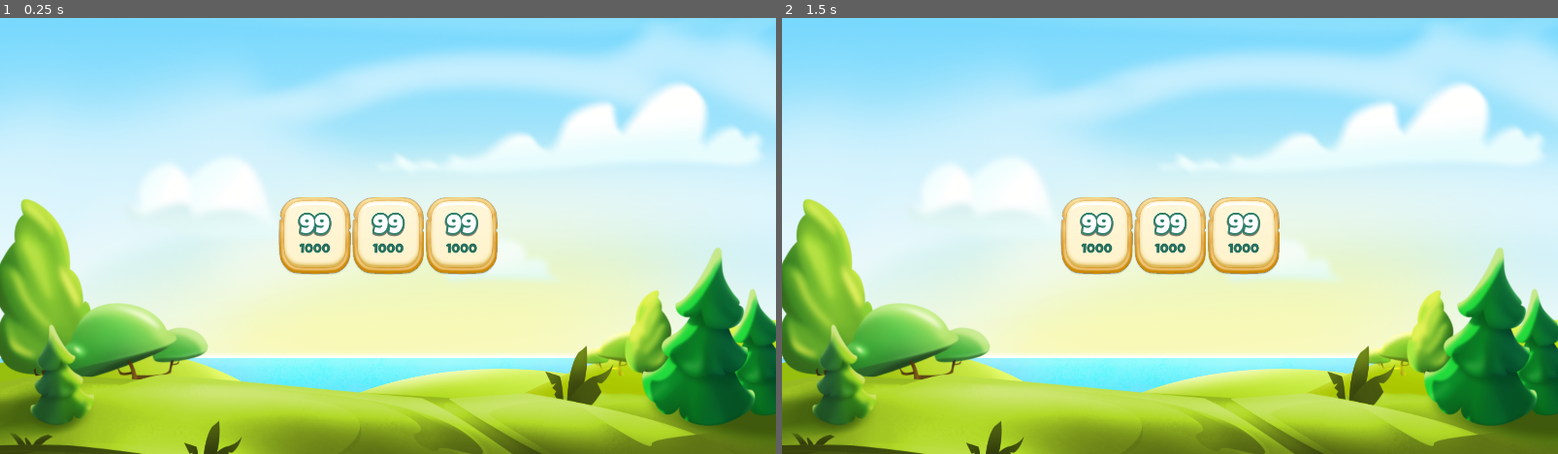
Above: before the commit, frames 1-2 (left to right).
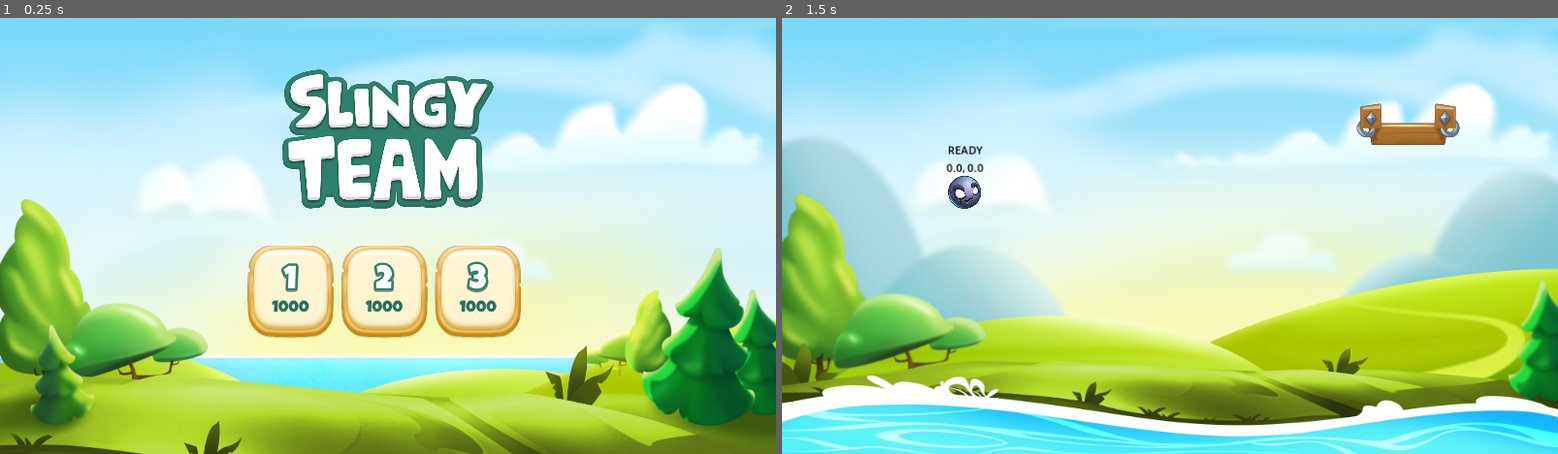
Above: after the commit, the same moments.

Repository: svindom/slingy-team
Game: Godot game, scene res://scenes/main/main.tscn
Two runs of this game, one before a commit and one after it. Both use one fixed random seed, a clock stepped at 60 frames per second and the inputs below.
Inputs (mouse positions are in pixels of both pictures, inside the frame that each line leads up to; where the layout moved, square brackets give the same spot in the first picture):
- Up to frame 1 (0.25 s): no input
- Up to frame 2 (1.5 s): click (1069, 292) [1100, 236] at 0.5 s; click (1170, 236) at 1.27 s

The runs differ from the first frame. In frame 1, 12% of the frame differs, in the area x 31-68%, y 11-74%; in frame 2, 46%, in the area x 0-100%, y 14-100%.

Commit message:
added level scenes to the project

Diff:
--- a/Slingy Team/scenes/level/level.gd
+++ b/Slingy Team/scenes/level/level.gd
@@ -2,6 +2,8 @@
 
 
 const PLAYER_SCENE: PackedScene = preload("res://scenes/player/player.tscn")
+const MAIN_SCENE: PackedScene = preload("res://scenes/main/main.tscn")
+
 @onready var player_position_marker: Marker2D = $PlayerPosition
 
 @onready var water_splash_animation: AnimatedSprite2D = $WaterSplashAnimation
@@ -18,7 +20,8 @@
 
 # Called every frame. 'delta' is the elapsed time since the previous frame.
 func _process(_delta):
-	pass
+	if Input.is_key_pressed(KEY_ESCAPE):
+		get_tree().change_scene_to_packed(MAIN_SCENE)
 
 
 func spawn_new_player() -> void:
--- a/Slingy Team/scenes/level/level.tscn
+++ b/Slingy Team/scenes/level/level.tscn
@@ -1,9 +1,8 @@
-[gd_scene load_steps=6 format=3 uid="uid://c5e4wny3u5whu"]
+[gd_scene load_steps=5 format=3 uid="uid://c5e4wny3u5whu"]
 
 [ext_resource type="Texture2D" uid="uid://dat5yeet5d01s" path="res://assets/images/background/slingy_team_main_bg.png" id="1_6ihsi"]
 [ext_resource type="Script" path="res://scenes/level/level.gd" id="1_jsexq"]
 [ext_resource type="PackedScene" uid="uid://bcv5ce1jt77i0" path="res://scenes/water/water.tscn" id="2_we4y8"]
-[ext_resource type="PackedScene" uid="uid://dpgjpmms1blqj" path="res://scenes/cup/cup.tscn" id="4_obkai"]
 [ext_resource type="PackedScene" uid="uid://dcsy0sjilyg8n" path="res://scenes/water_splash_animation/water_splash_animation.tscn" id="4_qajdg"]
 
 [node name="Level" type="Node2D"]
@@ -23,13 +22,4 @@
 
 [node name="WaterSplashAnimation" parent="." instance=ExtResource("4_qajdg")]
 
-[node name="Cup" parent="." instance=ExtResource("4_obkai")]
-position = Vector2(698, 425)
-
-[node name="Cup2" parent="." instance=ExtResource("4_obkai")]
-position = Vector2(922, 276)
-
-[node name="Cup3" parent="." instance=ExtResource("4_obkai")]
-position = Vector2(605, 181)
-
 [connection signal="body_entered" from="Water" to="." method="_on_water_body_entered"]
--- /dev/null
+++ b/Slingy Team/scenes/level/level1.tscn
@@ -0,0 +1,9 @@
+[gd_scene load_steps=3 format=3 uid="uid://cwlns7olq031d"]
+
+[ext_resource type="PackedScene" uid="uid://c5e4wny3u5whu" path="res://scenes/level/level.tscn" id="1_lwnhf"]
+[ext_resource type="PackedScene" uid="uid://dpgjpmms1blqj" path="res://scenes/cup/cup.tscn" id="2_j4asx"]
+
+[node name="Level" instance=ExtResource("1_lwnhf")]
+
+[node name="Cup" parent="." index="4" instance=ExtResource("2_j4asx")]
+position = Vector2(930, 158)
--- /dev/null
+++ b/Slingy Team/scenes/level/level2.tscn
@@ -0,0 +1,18 @@
+[gd_scene load_steps=3 format=3 uid="uid://cxuqbwuv170a0"]
+
+[ext_resource type="PackedScene" uid="uid://c5e4wny3u5whu" path="res://scenes/level/level.tscn" id="1_oc254"]
+[ext_resource type="PackedScene" uid="uid://dpgjpmms1blqj" path="res://scenes/cup/cup.tscn" id="2_iwr3c"]
+
+[node name="Level" instance=ExtResource("1_oc254")]
+
+[node name="Cup" parent="." index="4" instance=ExtResource("2_iwr3c")]
+position = Vector2(762, 127)
+
+[node name="Cup2" parent="." index="5" instance=ExtResource("2_iwr3c")]
+position = Vector2(762, 289)
+
+[node name="Cup3" parent="." index="6" instance=ExtResource("2_iwr3c")]
+position = Vector2(762, 443)
+
+[node name="Cup4" parent="." index="7" instance=ExtResource("2_iwr3c")]
+position = Vector2(1011, 289)
--- /dev/null
+++ b/Slingy Team/scenes/level/level3.tscn
@@ -0,0 +1,18 @@
+[gd_scene load_steps=3 format=3 uid="uid://dfkh5j0layyfk"]
+
+[ext_resource type="PackedScene" uid="uid://c5e4wny3u5whu" path="res://scenes/level/level.tscn" id="1_mp76c"]
+[ext_resource type="PackedScene" uid="uid://dpgjpmms1blqj" path="res://scenes/cup/cup.tscn" id="2_p4o7k"]
+
+[node name="Level" instance=ExtResource("1_mp76c")]
+
+[node name="Cup" parent="." index="4" instance=ExtResource("2_p4o7k")]
+position = Vector2(814, 446)
+
+[node name="Cup4" parent="." index="5" instance=ExtResource("2_p4o7k")]
+position = Vector2(814, 254)
+
+[node name="Cup2" parent="." index="6" instance=ExtResource("2_p4o7k")]
+position = Vector2(1035, 89)
+
+[node name="Cup3" parent="." index="7" instance=ExtResource("2_p4o7k")]
+position = Vector2(584, 89)
--- /dev/null
+++ b/Slingy Team/scenes/level_button/level_button.gd
@@ -0,0 +1,20 @@
+extends TextureButton
+
+
+const HOVER_SCALE: Vector2 = Vector2(1.1, 1.1)
+const DEFAULT_SCALE: Vector2 = Vector2(1.0, 1.0)
+
+@export var level_number: int = 1
+
+@onready var level_text: Label = $MarginContainer/VBoxContainer/LevelText
+@onready var score_text: Label = $MarginContainer/VBoxContainer/ScoreText
+
+var _level_scene: PackedScene
+
+func _ready() -> void:
+	level_text.text = str(level_number)
+	_level_scene = load("res://scenes/level/level%s.tscn" % level_number)
+
+
+func _on_pressed() -> void:
+	get_tree().change_scene_to_packed(_level_scene)
--- a/Slingy Team/scenes/level_button/level_button.tscn
+++ b/Slingy Team/scenes/level_button/level_button.tscn
@@ -1,6 +1,7 @@
-[gd_scene load_steps=5 format=3 uid="uid://dpqxdy4sijqbc"]
+[gd_scene load_steps=6 format=3 uid="uid://dpqxdy4sijqbc"]
 
 [ext_resource type="Texture2D" uid="uid://uwwkh7n0j67d" path="res://assets/images/ui/level_slot.png" id="1_cu7o3"]
+[ext_resource type="Script" path="res://scenes/level_button/level_button.gd" id="2_f4wgx"]
 [ext_resource type="FontFile" uid="uid://uaj7l6ngv8if" path="res://assets/fonts/LuckiestGuy-Regular.ttf" id="2_hkmpg"]
 [ext_resource type="LabelSettings" uid="uid://cm7mfygc4pwm0" path="res://font_effects/level_font_effect.tres" id="2_wivgl"]
 
@@ -23,6 +24,7 @@
 grow_vertical = 2
 pivot_offset = Vector2(107, 115)
 texture_normal = ExtResource("1_cu7o3")
+script = ExtResource("2_f4wgx")
 
 [node name="MarginContainer" type="MarginContainer" parent="."]
 layout_mode = 1
@@ -52,3 +54,5 @@
 label_settings = SubResource("LabelSettings_g6h7o")
 horizontal_alignment = 1
 vertical_alignment = 1
+
+[connection signal="pressed" from="." to="." method="_on_pressed"]
--- a/Slingy Team/scenes/main/main.tscn
+++ b/Slingy Team/scenes/main/main.tscn
@@ -1,7 +1,9 @@
-[gd_scene load_steps=3 format=3 uid="uid://cgpew6ivk0pa2"]
+[gd_scene load_steps=5 format=3 uid="uid://cgpew6ivk0pa2"]
 
 [ext_resource type="Texture2D" uid="uid://dy4ntvtjer2g0" path="res://assets/images/background/slingy_team_main_screen_bg.png" id="1_ma1yl"]
 [ext_resource type="PackedScene" uid="uid://dpqxdy4sijqbc" path="res://scenes/level_button/level_button.tscn" id="2_uv1al"]
+[ext_resource type="Texture2D" uid="uid://c0eadvlx2qedt" path="res://assets/images/background/slingy_team_logo.png" id="3_b2lix"]
+[ext_resource type="AudioStream" uid="uid://c84qjtdykvmio" path="res://assets/audio/birdsong.wav" id="4_i6ndw"]
 
 [node name="Main" type="Control"]
 layout_mode = 3
@@ -23,31 +25,59 @@
 texture = ExtResource("1_ma1yl")
 expand_mode = 5
 
-[node name="HBoxContainer" type="HBoxContainer" parent="."]
+[node name="MarginContainer" type="MarginContainer" parent="."]
 layout_mode = 1
 anchors_preset = 8
 anchor_left = 0.5
 anchor_top = 0.5
 anchor_right = 0.5
 anchor_bottom = 0.5
-offset_left = -325.0
-offset_top = -115.0
-offset_right = 325.0
-offset_bottom = 115.0
+offset_left = -351.0
+offset_top = -44.0
+offset_right = 351.0
+offset_bottom = 210.0
 grow_horizontal = 2
 grow_vertical = 2
-scale = Vector2(0.5, 0.5)
-pivot_offset = Vector2(325, 115)
+scale = Vector2(0.6, 0.6)
+pivot_offset = Vector2(337, 127)
+theme_override_constants/margin_left = 12
+theme_override_constants/margin_top = 12
+theme_override_constants/margin_right = 12
+theme_override_constants/margin_bottom = 12
+
+[node name="HBoxContainer" type="HBoxContainer" parent="MarginContainer"]
+layout_mode = 2
+theme_override_constants/separation = 18
 alignment = 1
 
-[node name="LevelButton" parent="HBoxContainer" instance=ExtResource("2_uv1al")]
+[node name="LevelButton" parent="MarginContainer/HBoxContainer" instance=ExtResource("2_uv1al")]
 layout_mode = 2
 stretch_mode = 0
 
-[node name="LevelButton2" parent="HBoxContainer" instance=ExtResource("2_uv1al")]
+[node name="LevelButton2" parent="MarginContainer/HBoxContainer" instance=ExtResource("2_uv1al")]
 layout_mode = 2
 stretch_mode = 0
+level_number = 2
 
-[node name="LevelButton3" parent="HBoxContainer" instance=ExtResource("2_uv1al")]
+[node name="LevelButton3" parent="MarginContainer/HBoxContainer" instance=ExtResource("2_uv1al")]
 layout_mode = 2
 stretch_mode = 0
+level_number = 3
+
+[node name="TextureRect" type="TextureRect" parent="."]
+layout_mode = 1
+anchors_preset = 5
+anchor_left = 0.5
+anchor_right = 0.5
+offset_top = 180.0
+offset_bottom = 180.0
+grow_horizontal = 2
+scale = Vector2(0.35, 0.35)
+texture = ExtResource("3_b2lix")
+expand_mode = 1
+stretch_mode = 3
+
+[node name="BirdSounds" type="AudioStreamPlayer2D" parent="."]
+stream = ExtResource("4_i6ndw")
+volume_db = -8.0
+autoplay = true
--- a/Slingy Team/scenes/player/player.gd
+++ b/Slingy Team/scenes/player/player.gd
@@ -32,6 +32,7 @@
 
 var _last_collision_count: int = 0
 
+var _is_ball_hide: bool = false
 
 
 # Called when the node enters the scene tree for the first time.
@@ -143,7 +144,7 @@
 
 
 func play_cup_collision_sound() -> void:
-	if _last_collision_count == 0 and get_contact_count() > 0 and cup_sound.playing == false:
+	if _last_collision_count == 0 and get_contact_count() > 0 and cup_sound.playing == false and _is_ball_hide == false:
 		cup_sound.play()
 	_last_collision_count = get_contact_count()
 
@@ -154,6 +155,7 @@
 
 func on_water_collision() -> void:
 	ball_sprite.hide()
+	_is_ball_hide = true
 	label.hide()
 
 
@@ -169,6 +171,7 @@
 func delete_player() -> void:
 	#SignalManager.on_player_destroyed.emit()
 	ball_sprite.hide()
+	_is_ball_hide = true
 	player_delete_timer.start()
 
 
Not shown, changed: Slingy Team/assets/audio/birdsong.wav.import
